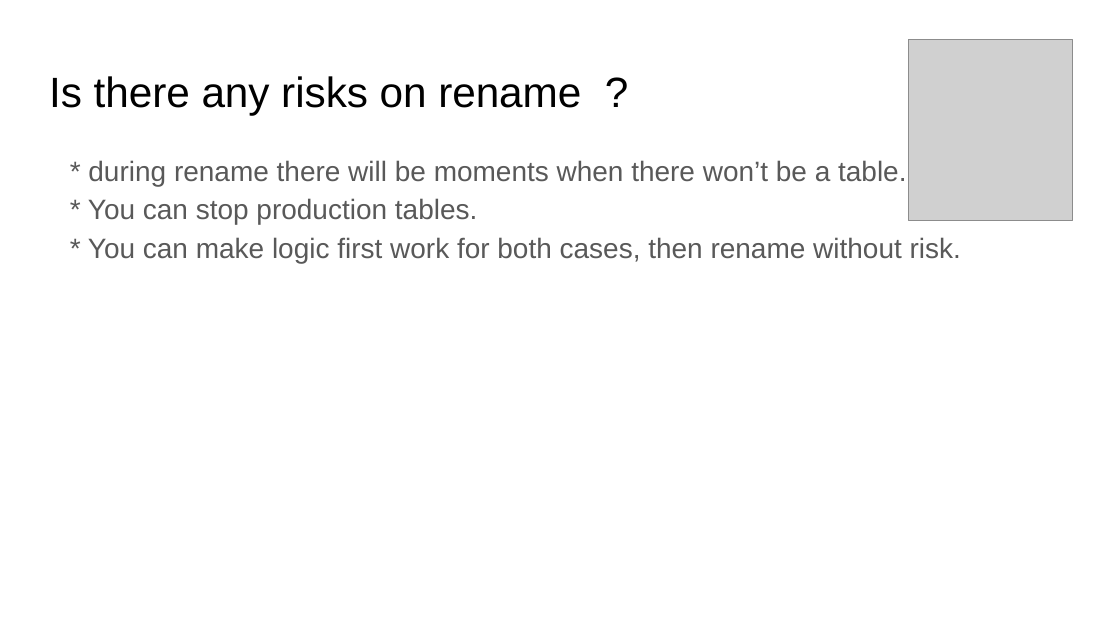
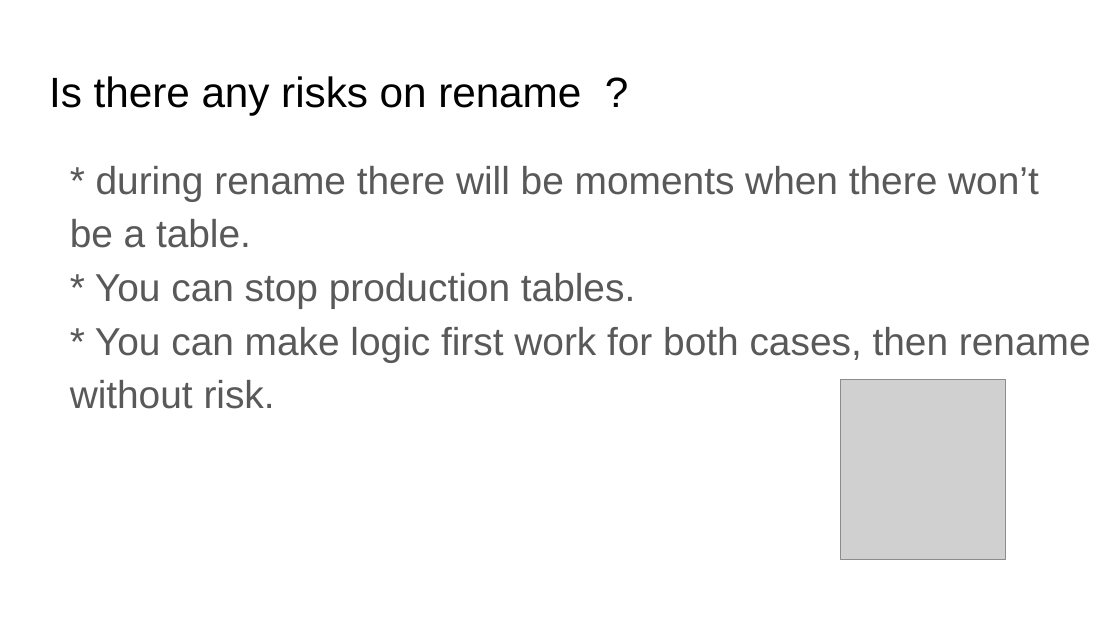
Before and after one commit to Neznajki/devclub-high-load-db, a slide deck: slide 25 of High Load System DB.pptx (slide 24 before the commit). Drawn at 1120x630 pixels with LibreOffice and Linux fonts; fonts in the diff are those of the drawing; grey boxes stand for pictures. Boxes give left, top, right and bottom in pixels: in the first picture for what was removed or moved away, otherwise in the second. Text is boxed around its words. In the diff, an @@ line names an element or a change of style, - is before the commit and + after.

```diff
--- a/High Load System DB.pptx
+++ b/High Load System DB.pptx
@@ text "* during rename there will ..." at [70, 166, 1091, 409]: size 18 to 25 pt @@
@@ picture: place and size @@
-picture at [908, 39, 1073, 220]
+picture at [841, 380, 1006, 560]
```
Also in this commit, not shown: 22 other slides changed, 1 slide added.
